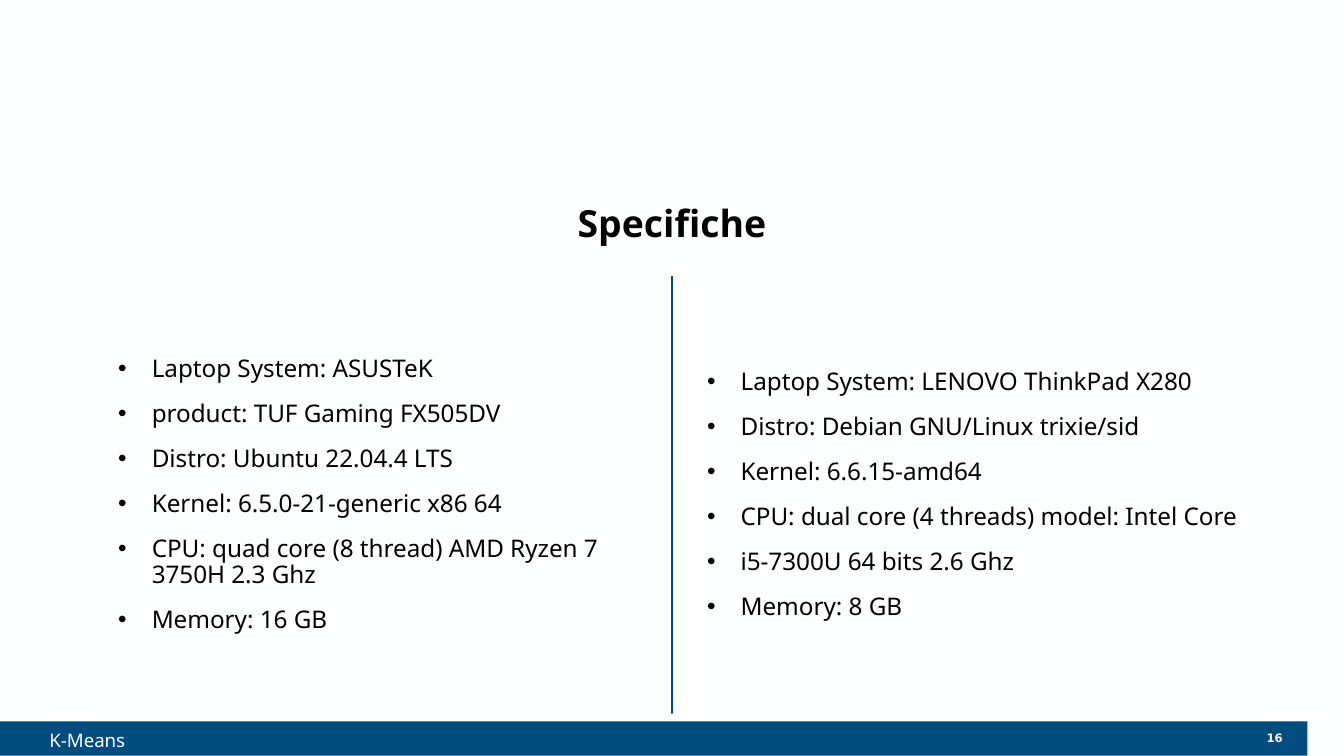
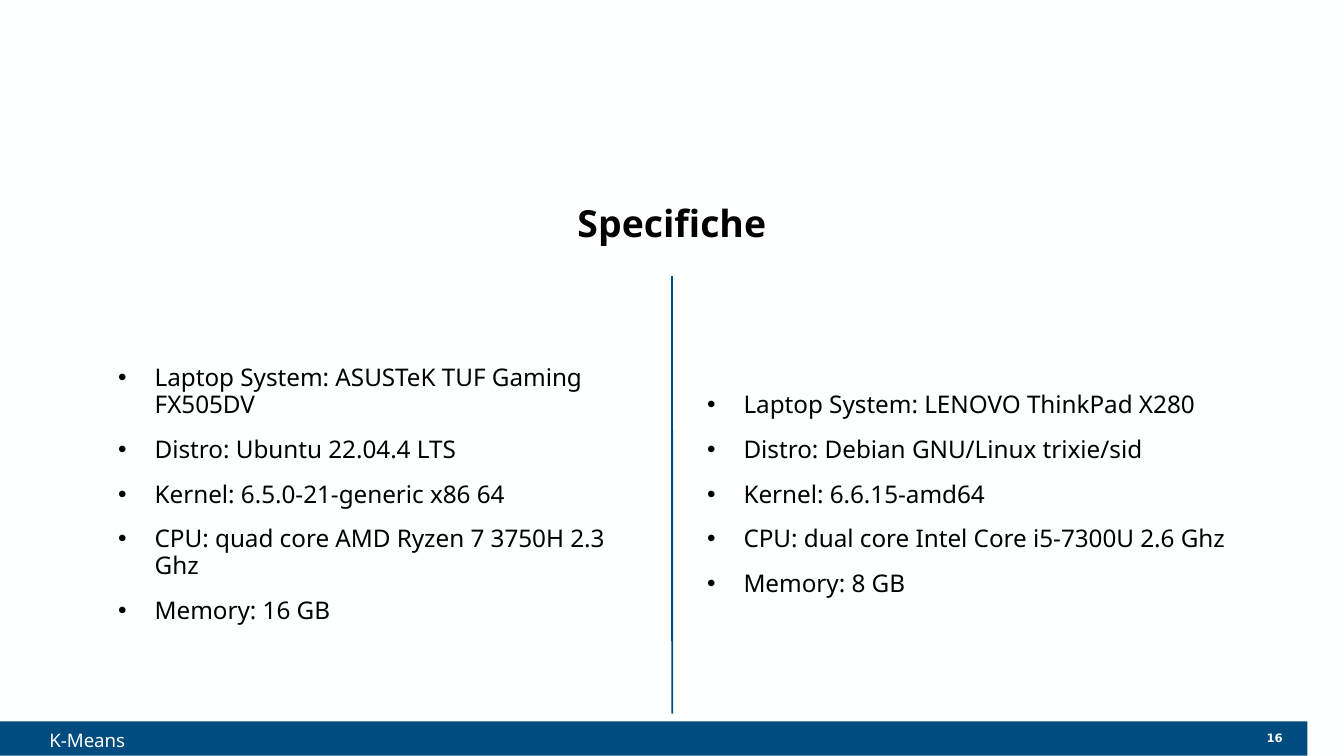
Before and after one commit to Elia-dev/ParallelProgramming, a slide deck: slide 16 of PPpresentation.pptx. Drawn at 1344x756 pixels with LibreOffice and Linux fonts; fonts in the diff are those of the drawing; background and template pictures are left out. Boxes give left, top, right and bottom in pixels: in the first picture for what was removed or moved away, otherwise in the second. Text is boxed around its words. In the diff, an @@ line names an element or a change of style, - is before the commit and + after.

```diff
--- a/PPpresentation.pptx
+++ b/PPpresentation.pptx
@@ text at [155, 368, 582, 414]: text changed @@
-• Laptop System: ASUSTeK
-• product: TUF Gaming FX505DV
+• Laptop System: ASUSTeK TUF Gaming FX505DV
@@ text at [744, 394, 1195, 598]: indent changed @@
@@ text at [155, 439, 505, 625]: indent changed @@
@@ text at [155, 528, 604, 575]: text changed @@
-• CPU: quad core (8 thread) AMD Ryzen 7 3750H 2.3 Ghz
+• CPU: quad core AMD Ryzen 7 3750H 2.3 Ghz
@@ text at [744, 528, 1225, 548]: text changed @@
-• CPU: dual core (4 threads) model: Intel Core
-• i5-7300U 64 bits 2.6 Ghz
+• CPU: dual core Intel Core i5-7300U 2.6 Ghz
```
Also in this commit, not shown: 13 other slides changed, 1 other file.
